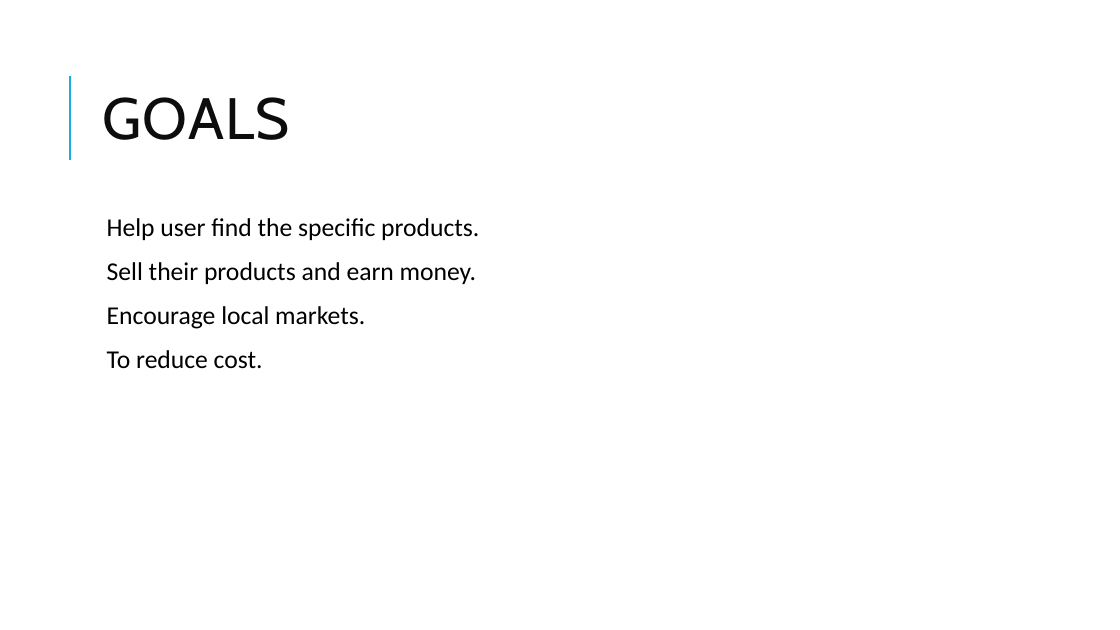
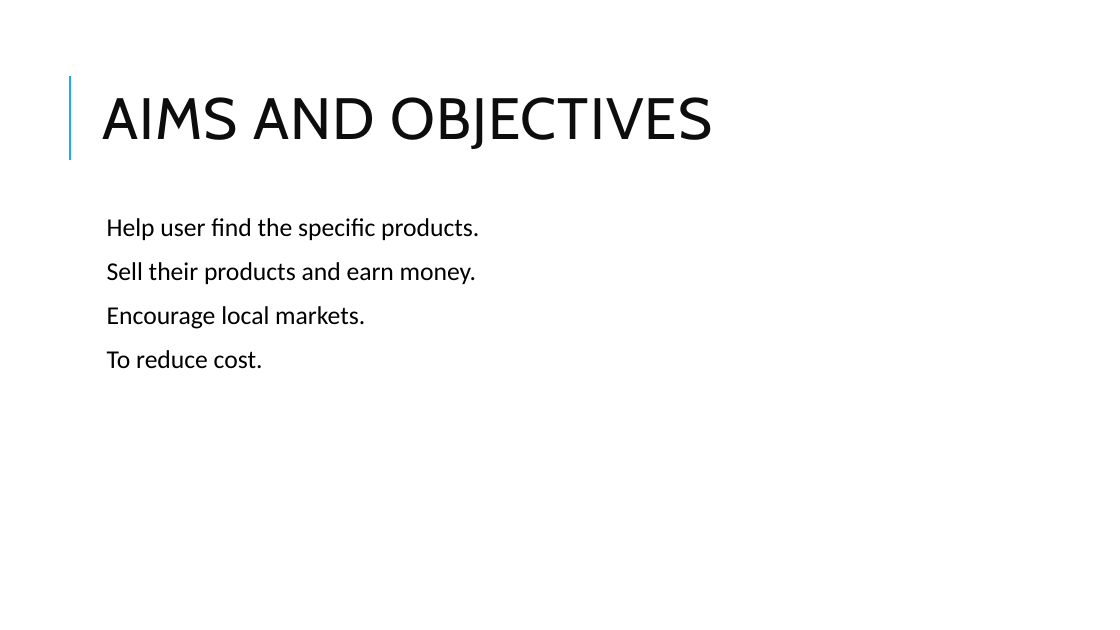
Before and after one commit to admondtamang/e-commerce-cp, a slide deck: slide 4 of E-commerce site.pptx (slide 3 before the commit). Drawn at 1120x630 pixels with LibreOffice and Linux fonts; fonts in the diff are those of the drawing. Boxes give left, top, right and bottom in pixels: in the first picture for what was removed or moved away, otherwise in the second. Text is boxed around its words. In the diff, an @@ line names an element or a change of style, - is before the commit and + after.

```diff
--- a/E-commerce site.pptx
+++ b/E-commerce site.pptx
@@ title at <box>102,97,712,149</box>: text changed @@
-GOALS
+AIMS AND OBJECTIVES
```
Also in this commit, not shown: 7 other slides changed, 9 slides added, 6 slides removed, 45 other files.
